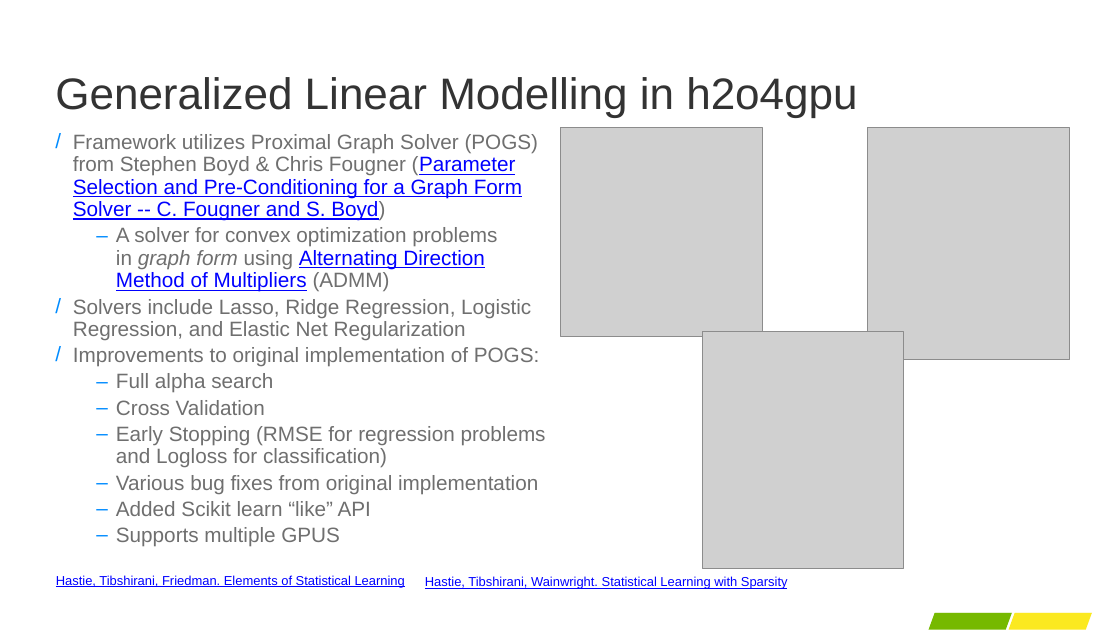
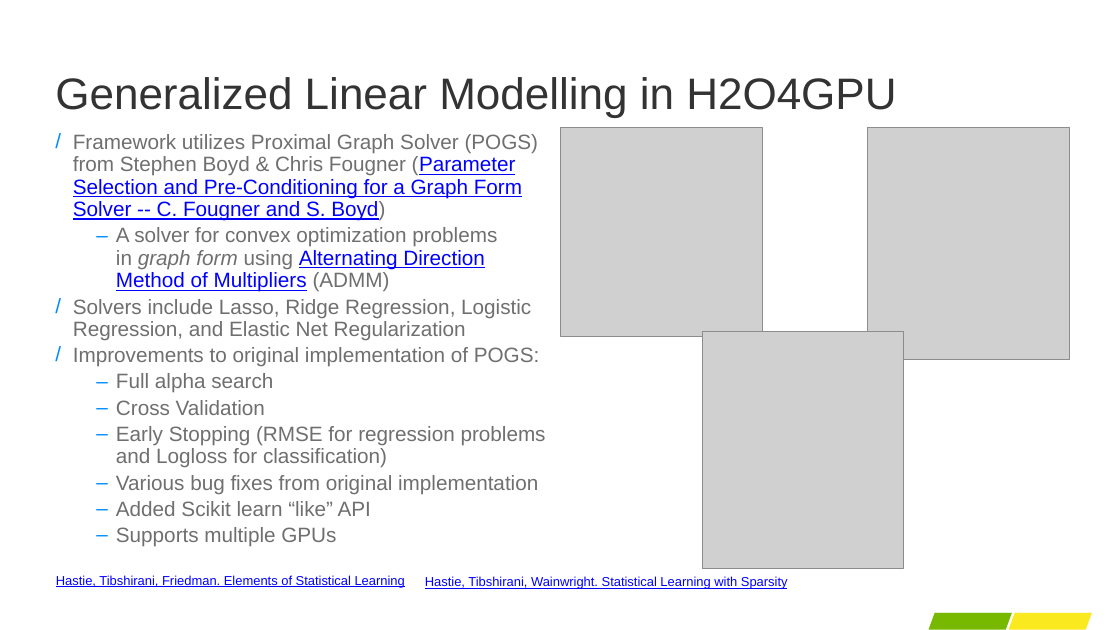
Before and after one commit to h2oai/h2o4gpu, a slide deck: slide 1 of presentations/benchmarks.pptx (slide 2 before the commit). Drawn at 1120x630 pixels with LibreOffice and Linux fonts; fonts in the diff are those of the drawing; grey boxes stand for pictures; background and template pictures are left out. Boxes give left, top, right and bottom in pixels: in the first picture for what was removed or moved away, otherwise in the second. Text is boxed around its words. In the diff, an @@ line names an element or a change of style, - is before the commit and + after.

```diff
--- a/presentations/benchmarks.pptx
+++ b/presentations/benchmarks.pptx
@@ title at (x1=55, y1=77, x2=896, y2=118): text changed @@
-Generalized Linear Modelling in h2o4gpu
+Generalized Linear Modelling in H2O4GPU
@@ text at (x1=116, y1=527, x2=336, y2=547): text changed @@
-  ‒ Supports multiple GPUS
+  ‒ Supports multiple GPUs
```
Also in this commit, not shown: 4 other slides changed, 1 slide removed, 1 other file.
